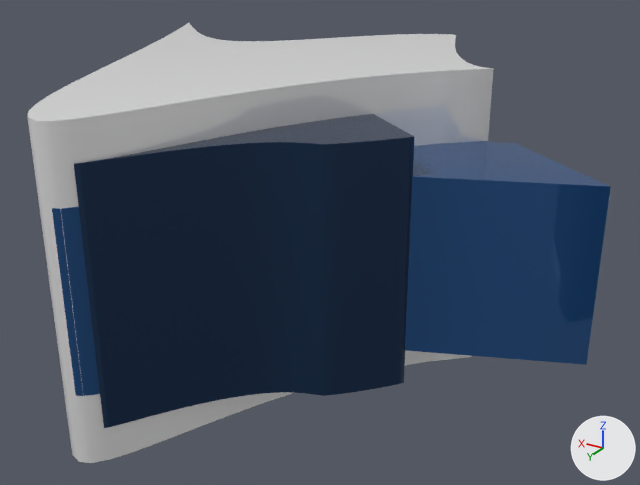
One commit to the glTF model models/matlab.glb: the scene before it, then after it.
Rendered twice from a camera (50 mm lens) standing at (-0.0228, 0.0418, 0.0193) and looking at (0.0012, 0.0018, -0.0007). The axes (+X, +Y, +Z) are drawn at lower right. The lights are the same throughout. Where no turn or scale is listed for an object, it has been applied to the vertices.
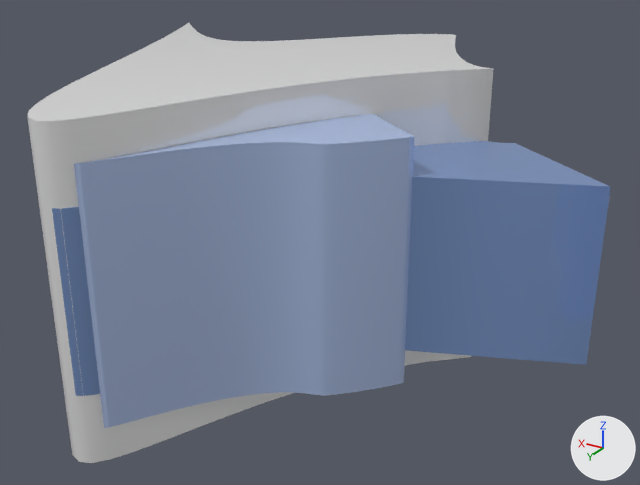
The change in detail:
Material 'Mat5' (mat_mat5) changes colour from blue #265389 to blue #84a1d4; in linear values from (0.019, 0.0871, 0.251) to (0.231, 0.354, 0.655).
Material 'Mat2' (mat_mat2) changes colour from dark blue #173354 to blue #bfd3fa; in linear values from (0.00857, 0.0331, 0.0887) to (0.519, 0.648, 0.96).

Pixel boxes (x1, y1, x2, y2) of what changed, in the pictures (640 x 485 px):
'Curve.003', recoloured: (74, 114, 414, 428) in both
'Curve.001', recoloured: (52, 141, 611, 396) in both
